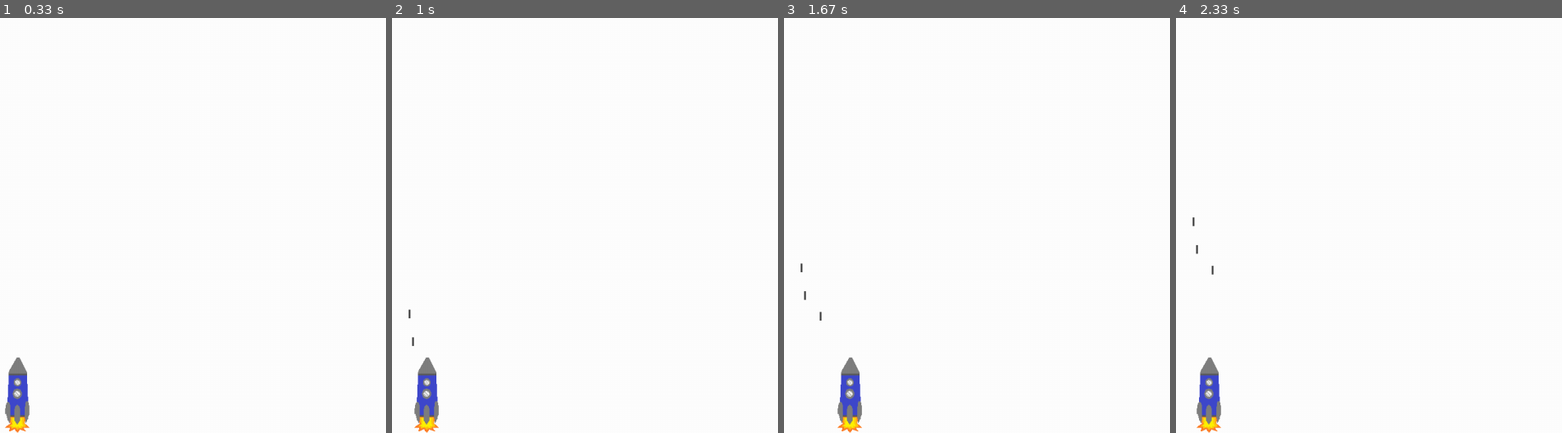
Above: before the commit, frames 1-4 (left to right).
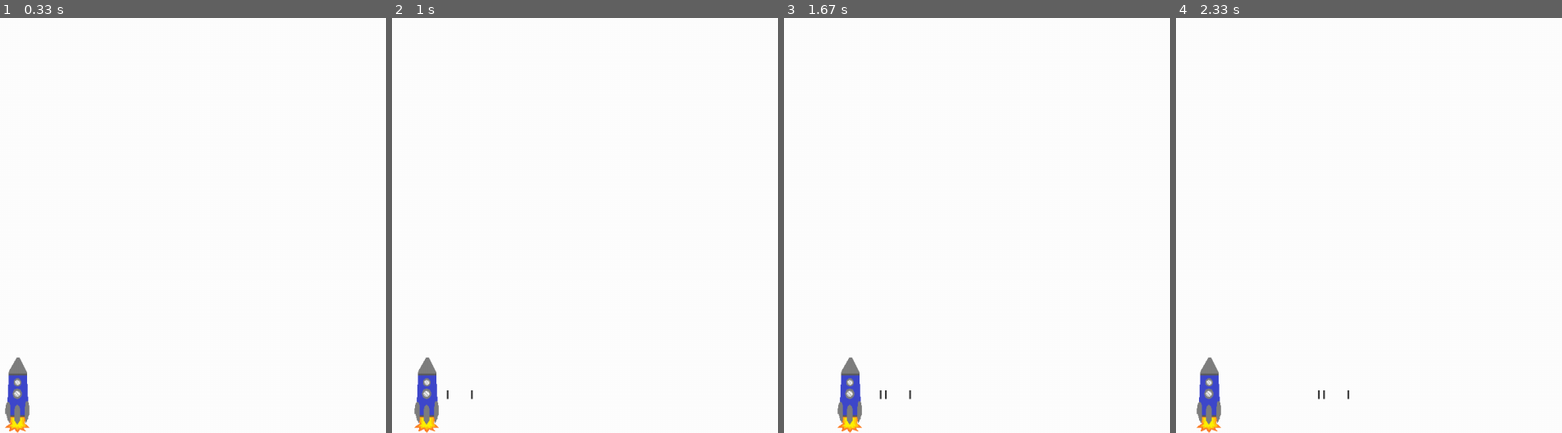
Above: after the commit, the same moments.

Repository: heidy-navarrete-vidals/CSC_141
Game: pygame game, started from 12_a_ship_that_fires_bullets/alien_invasion_game/alien_invasion.py
Two runs of this game, one before a commit and one after it. Both use one fixed random seed, a clock stepped at 60 frames per second and the inputs below.
Inputs:
- Up to frame 1 (0.33 s): no input
- Up to frame 2 (1 s): tap Space at 0.33, 0.73 s; hold Right from 0.67 s (still down)
- Up to frame 3 (1.67 s): tap Space at 1.03, 1.23, 1.53 s; release Right at 1.13 s; hold Right 1.17-1.63 s
- Up to frame 4 (2.33 s): hold Left 1.67-2.2 s; tap Space at 1.73, 2.03, 2.3 s; hold Left from 2.23 s (still down)

Frame 1 is identical in both runs. In frame 2, less than 0.1% of the frame differs, in the area x 4-22%, y 70-92%; in frame 3, less than 0.1%, in the area x 4-33%, y 59-92%; in frame 4, less than 0.1%.

Commit message:
Fourteenth Commit

Diff:
--- a/test/alien_invasion/alien_invasion.py
+++ b/final_alien_invasion/alien_invasion/alien_invasion.py
@@ -12,6 +12,7 @@
 from alien import Alien
 from background import Background
 
+
 class AlienInvasion:
     """Overall class to manage game assets and behavior."""
 
@@ -20,12 +21,15 @@
         pygame.init()
         self.clock = pygame.time.Clock()
         self.settings = Settings()
-        self.background = Background(self)
-
+
+        # Initialize the screen before creating the background
         self.screen = pygame.display.set_mode(
             (self.settings.screen_width, self.settings.screen_height)
         )
         pygame.display.set_caption("Alien Invasion")
+
+        # Initialize the background HERE so self screen initialized before screen
+        self.background = Background(self)
 
         # Create an instance to store game statistics.
         #   and create a scoreboard.
@@ -242,7 +246,8 @@
 
     def _update_screen(self):
          """Update images on the screen, and flip to the new screen."""
-         self.screen.fill(self.settings.bg_color)
+         # self.screen.fill(self.settings.bg_color)
+         self.background.blitme()
          for bullet in self.bullets.sprites():
              bullet.draw_bullet()
          self.ship.blitme()
--- a/test/alien_invasion/background.py
+++ b/final_alien_invasion/alien_invasion/background.py
@@ -4,13 +4,15 @@
 
     def __init__(self, ai_game):
         self.screen = ai_game.screen
-
-        self.screen.rect = ai_game.screen.get_rect()
-
         self.settings = ai_game.settings
 
+        # Load the background image and get its rect
         self.image = pygame.image.load('images/bg.jpg')
+
+        # Use this instead of screen
         self.rect = self.image.get_rect()
+
+
 
     def update(self):
         pass
--- a/test/alien_invasion/settings.py
+++ b/final_alien_invasion/alien_invasion/settings.py
@@ -13,16 +13,16 @@
         self.ship_limit = 3
 
         # Bullet settings
-        self.bullet_width = 3
+        self.bullet_width = 4
         self.bullet_height = 15
         self.bullet_color = (255, 255, 255)
-        self.bullets_allowed = 3
+        self.bullets_allowed = 5
 
         # Alien settings
         self.fleet_drop_speed = 10
 
         # How quickly the game speeds up
-        self.speedup_scale = 1.1
+        self.speedup_scale = 1.2
         # How quickly the alien point values increase
         self.score_scale = 1.5
 
@@ -30,9 +30,9 @@
 
     def initialize_dynamic_settings(self):
         """Initialize settings that change throughout the game."""
-        self.ship_speed = 3.0
-        self.bullet_speed = 2.5
-        self.alien_speed = 1.0
+        self.ship_speed = 4.5
+        self.bullet_speed = 4.0
+        self.alien_speed = 2.9
 
         # fleet_direction of 1 represetns right; -1 represents left.
         self.fleet_direction = 1
Renamed: test/alien_invasion/Images/Alien1.bmp -> final_alien_invasion/alien_invasion/Images/Alien1.bmp
Renamed: test/alien_invasion/Images/Alien2.bmp -> final_alien_invasion/alien_invasion/Images/Alien2.bmp
Renamed: test/alien_invasion/Images/Alien3.bmp -> final_alien_invasion/alien_invasion/Images/Alien3.bmp
Renamed: test/alien_invasion/Images/Alien4.bmp -> final_alien_invasion/alien_invasion/Images/Alien4.bmp
Renamed: test/alien_invasion/Images/Alien5.bmp -> final_alien_invasion/alien_invasion/Images/Alien5.bmp
Renamed: test/alien_invasion/Images/bg.jpg -> final_alien_invasion/alien_invasion/Images/bg.jpg
Renamed: test/alien_invasion/Images/spaceship.png -> final_alien_invasion/alien_invasion/Images/spaceship.png
Renamed: test/alien_invasion/alien.py -> final_alien_invasion/alien_invasion/alien.py
Renamed: 12_a_ship_that_fires_bullets/alien_invasion_game/bullet.py -> final_alien_invasion/alien_invasion/bullet.py
Renamed: 14_scoring/alien_invasion/button.py -> final_alien_invasion/alien_invasion/button.py
Renamed: 14_scoring/alien_invasion/game_stats.py -> final_alien_invasion/alien_invasion/game_stats.py
Renamed: test/alien_invasion/scoreboard.py -> final_alien_invasion/alien_invasion/scoreboard.py
(and 2 more such lines)
